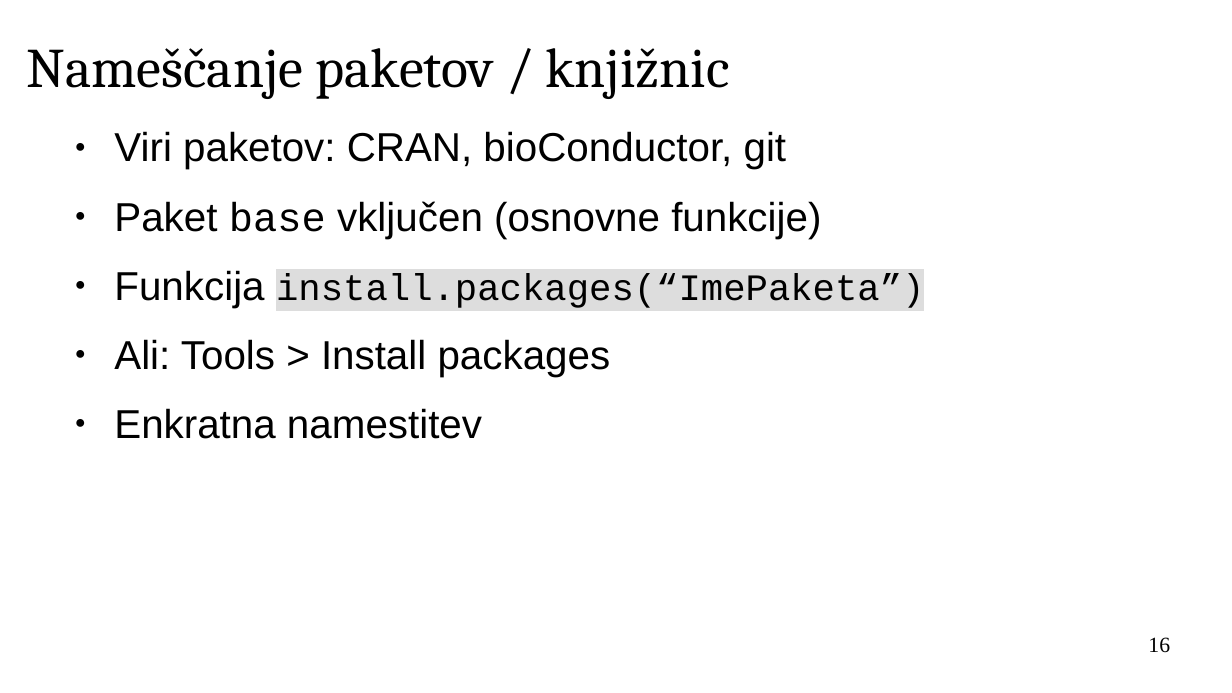
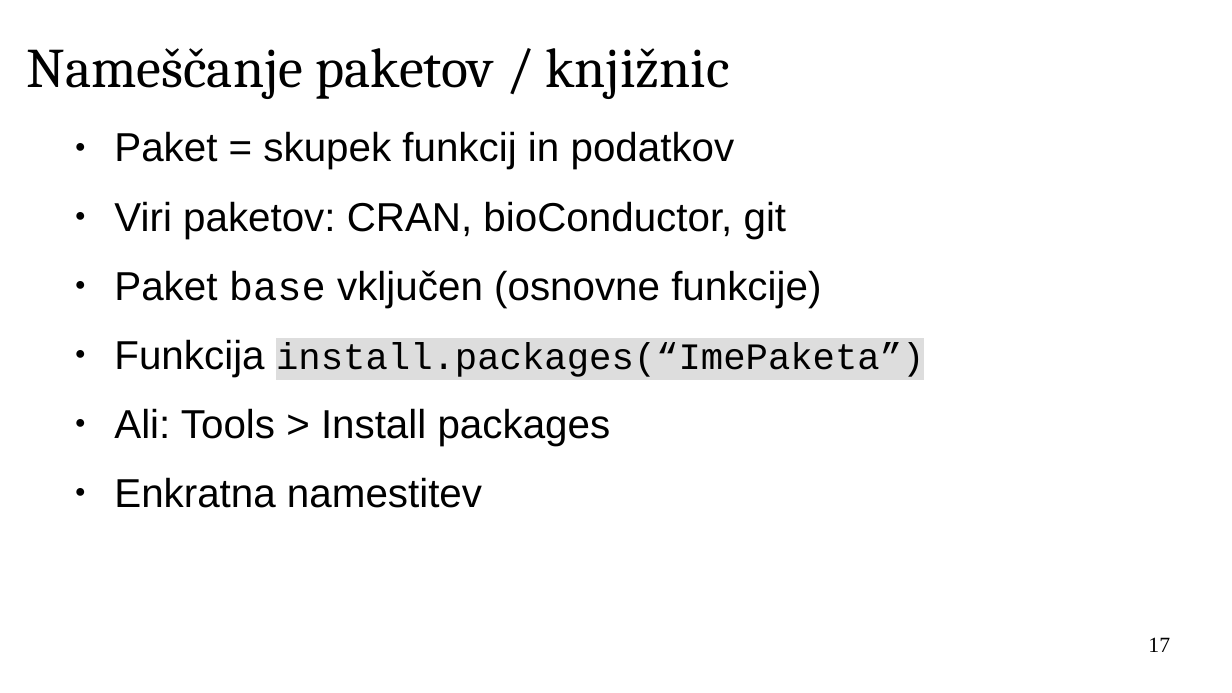
Before and after one commit to janaobsteter/R_tecaj, a slide deck: slide 17 of ModulA/IT_Rtecaj_ModulA.odp (slide 16 before the commit). Drawn at 1232x693 pixels with LibreOffice and Linux fonts; fonts in the diff are those of the drawing; background and template pictures are left out. Boxes give left, top, right and bottom in pixels: in the first picture for what was removed or moved away, otherwise in the second. Text is boxed around its words. In the diff, an @@ line names an element or a change of style, - is before the commit and + after.

```diff
--- a/ModulA/IT_Rtecaj_ModulA.odp
+++ b/ModulA/IT_Rtecaj_ModulA.odp
@@ text at (114, 131, 735, 169): paragraph added @@
+● Paket = skupek funkcij in podatkov
@@ page number at (1148, 637, 1170, 652): text changed @@
-16
+17
```
Also in this commit, not shown: 16 other slides changed, 5 slides added, 1 slide removed, 10 other files.
